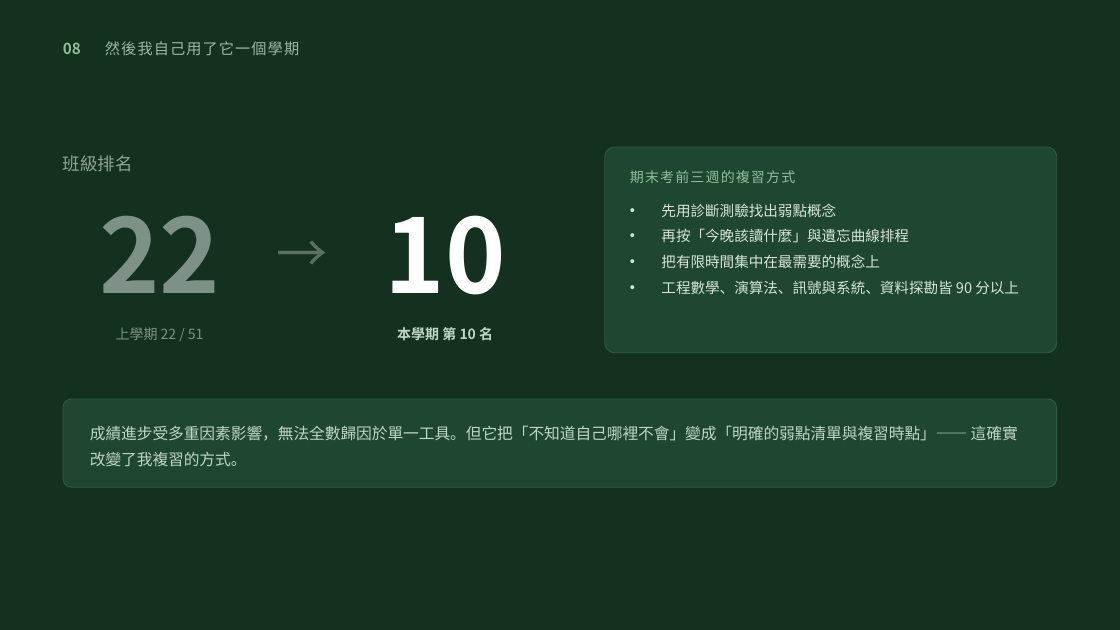
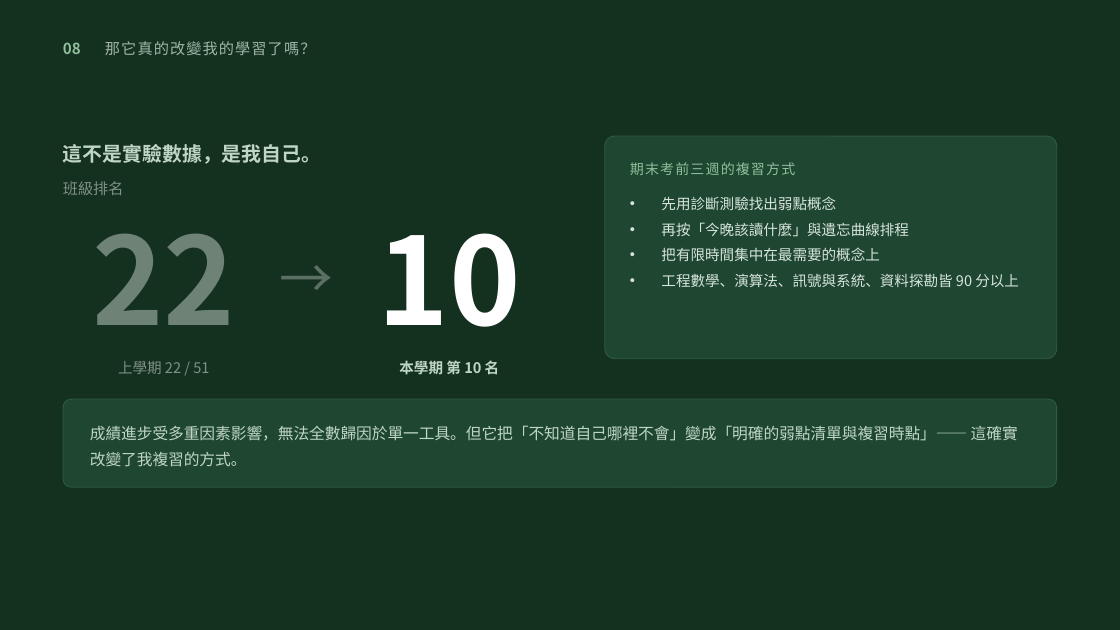
Before and after one commit to PeterTasi/avocado, a slide deck: slide 9 of AdaptLearn-6min.pptx. Drawn at 1120x630 pixels with LibreOffice and Linux fonts; fonts in the diff are those of the drawing. Boxes give left, top, right and bottom in pixels: in the first picture for what was removed or moved away, otherwise in the second. Text is boxed around its words. In the diff, an @@ line names an element or a change of style, - is before the commit and + after.

```diff
--- a/AdaptLearn-6min.pptx
+++ b/AdaptLearn-6min.pptx
@@ text at (105, 41, 316, 55): text changed @@
-然後我自己用了它一個學期
+那它真的改變我的學習了嗎？
@@ text added at (63, 144, 321, 164), 17 pt, text #BFD6C4, bold @@
+這不是實驗數據，是我自己。
@@ rounded rectangle: place and size @@
-rounded rectangle at (605, 147, 1057, 353)
+rounded rectangle at (605, 136, 1057, 359)
@@ rounded rectangle at (605, 136, 1057, 359): proportions changed @@
@@ text "班級排名": place and size @@
-text "班級排名" at (63, 155, 133, 172)
+text "班級排名" at (63, 181, 124, 195)
@@ text "班級排名" at (63, 181, 124, 195): size 15 to 13 pt, text colour #8FA396 to #7E9186 @@
@@ text "期末考前三週的複習方式": place and size @@
-text "期末考前三週的複習方式" at (630, 170, 795, 183)
+text "期末考前三週的複習方式" at (630, 162, 795, 175)
@@ text "22": place and size @@
-text "22" at (99, 216, 220, 293)
+text "22" at (92, 233, 235, 325)
@@ text "22" at (92, 233, 235, 325): size 88 to 104 pt, text colour #7E9186 to #6E8375 @@
@@ text "→": place and size @@
-text "→" at (260, 189, 344, 315)
+text "→" at (265, 203, 349, 350)
@@ text "→" at (265, 203, 349, 350): size 44 to 46 pt @@
@@ text "10": place and size @@
-text "10" at (385, 215, 506, 295)
+text "10" at (378, 233, 521, 327)
@@ text "10" at (378, 233, 521, 327): size 88 to 104 pt @@
@@ text "先用診斷測驗找出弱點概念": place and size @@
-text "先用診斷測驗找出弱點概念" at (661, 203, 1019, 294)
+text "先用診斷測驗找出弱點概念" at (661, 196, 1019, 287)
@@ text "上學期 22 / 51": place and size @@
-text "上學期 22 / 51" at (116, 327, 204, 340)
+text "上學期 22 / 51" at (118, 361, 209, 374)
@@ text "上學期 22 / 51" at (118, 361, 209, 374): size 12 to 12.5 pt @@
@@ text "本學期 第 10 名" at (399, 360, 500, 375): size 12 to 12.5 pt @@
@@ text "本學期 第 10 名": place and size @@
-text "本學期 第 10 名" at (397, 325, 493, 343)
+text "本學期 第 10 名" at (399, 360, 500, 375)
```
Also in this commit, not shown: 6 other slides changed, 1 other file.
